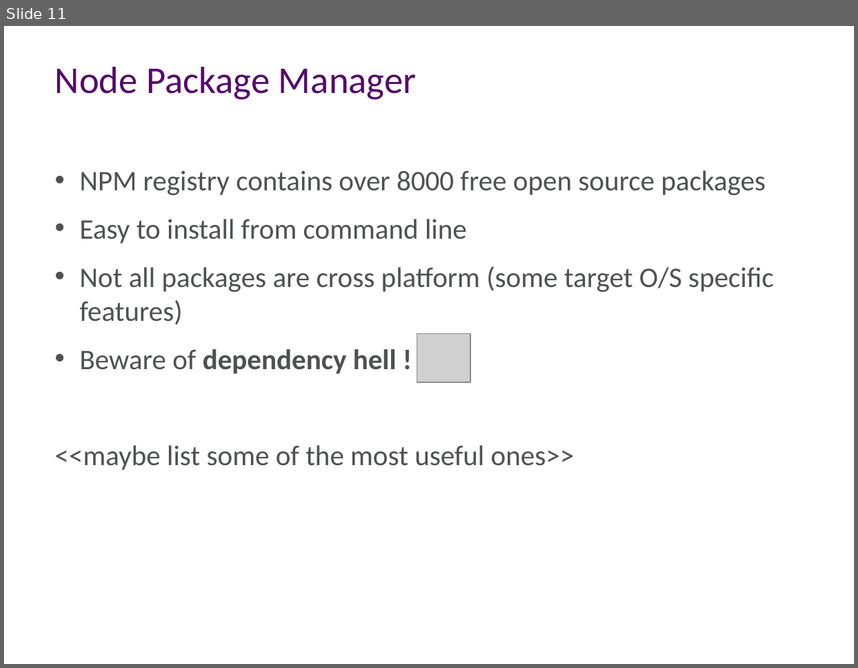
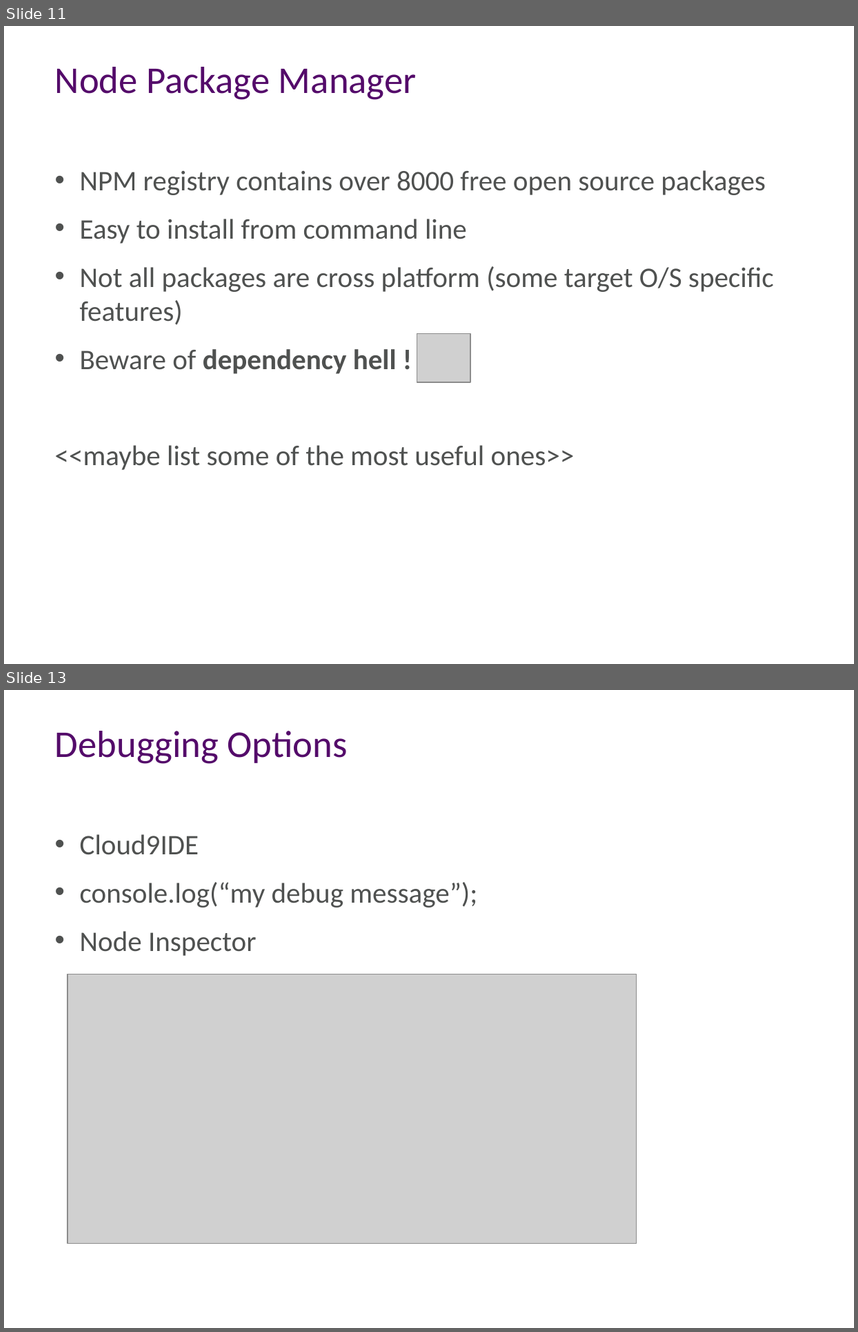
Before and after one commit to aidancasey/AzureNodeChatClient, a slide deck: presentation/Building Node.js Applications on Windows Azure.pptx. Shown one above the other, each under a label of ours: slide 11 before the commit, slides 11 and 13 after it; the slides between them are not shown. The pictures are 858x668 and 858x1332 pixels, drawn with LibreOffice and Linux fonts; fonts in the diff are those of the drawing; grey boxes stand for pictures; background and template pictures are left out. Boxes give left, top, right and bottom in pixels: in the first picture for what was removed or moved away, otherwise in the second. Text is boxed around its words. In the diff, an @@ line names an element or a change of style, - is before the commit and + after.

```diff
--- a/presentation/Building Node.js Applications on Windows Azure.pptx
+++ b/presentation/Building Node.js Applications on Windows Azure.pptx
@@ slide 13 added at (x1=4, y1=690, x2=854, y2=1328), background #FFFFFF @@
@@ title added at (x1=55, y1=731, x2=348, y2=764), 32 pt, text #540B6A @@
+Debugging Options
@@ text added at (x1=80, y1=834, x2=477, y2=956), 24 pt, text #4F5150 @@
+• Cloud9IDE
+• console.log(“my debug message”);
+• Node Inspector
@@ picture added at (x1=67, y1=974, x2=637, y2=1243) @@
```
Also in this commit, not shown: 7 slides changed, 2 other slides added, 5 slides removed.
